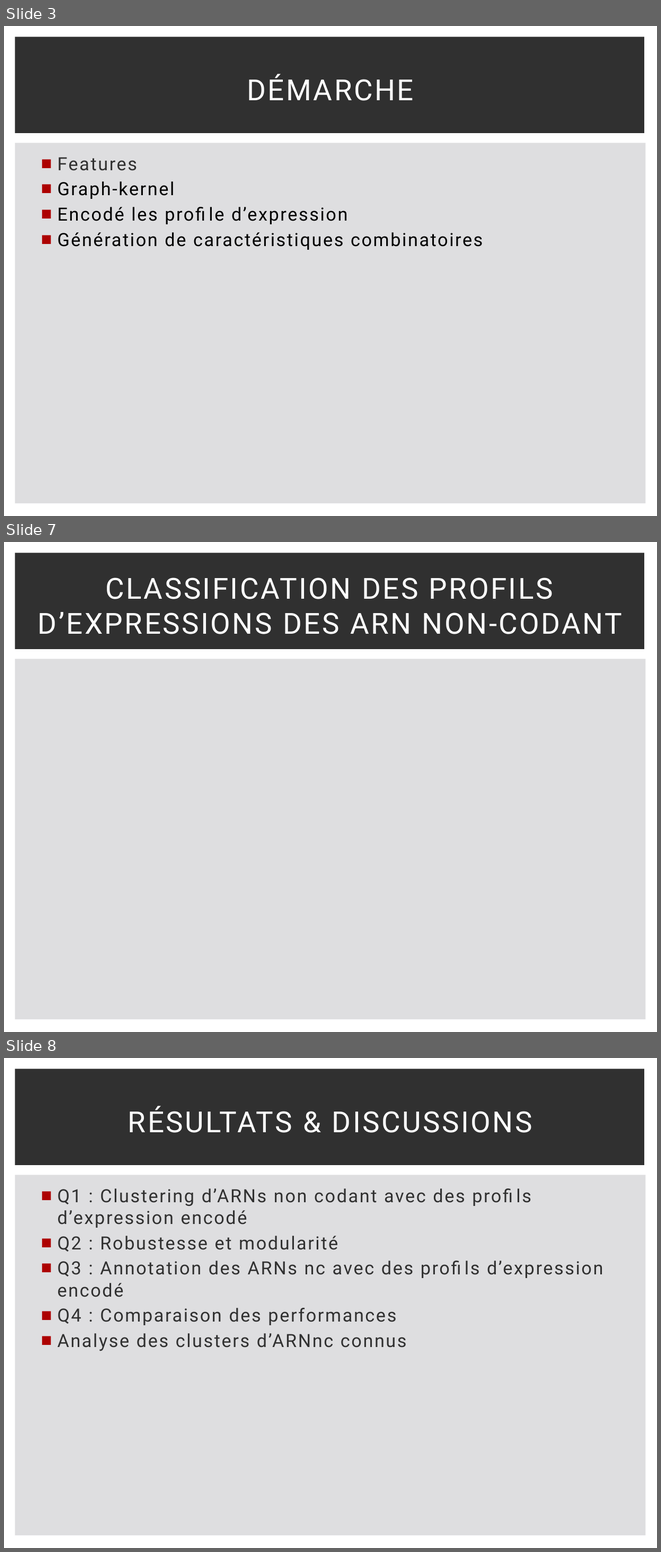
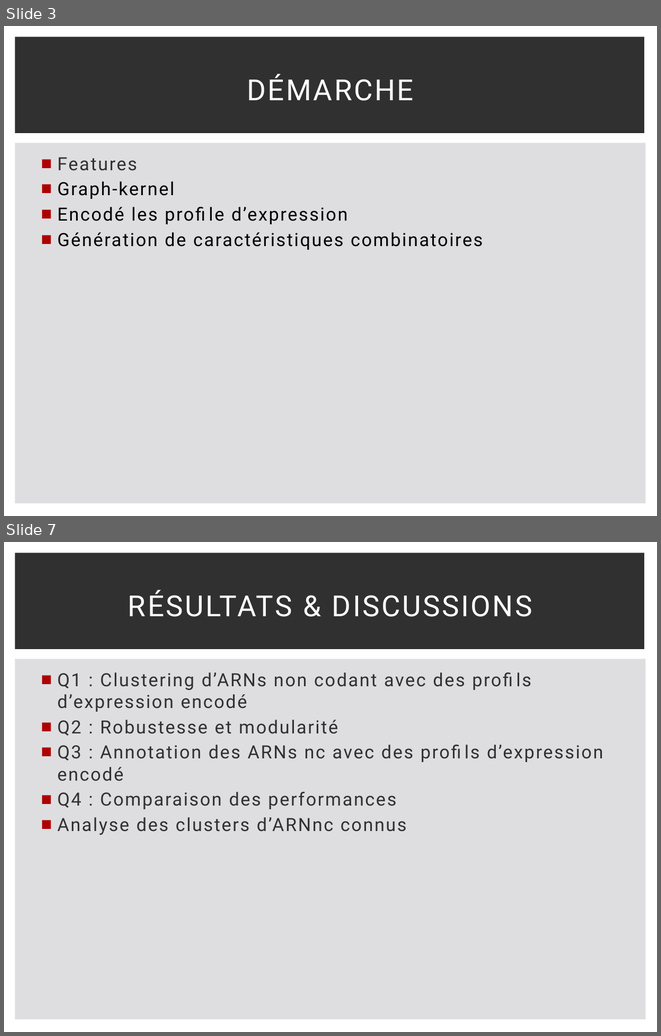
Before and after one commit to MaxChaza/M2BBS, a slide deck: Communication/BlockClust.pptx. Shown one above the other, each under a label of ours: slides 3, 7 and 8 before the commit, slides 3 and 7 after it; the slides between them are not shown. The pictures are 661x1552 and 661x1036 pixels, drawn with LibreOffice and Linux fonts; fonts in the diff are those of the drawing. Boxes give left, top, right and bottom in pixels: in the first picture for what was removed or moved away, otherwise in the second. Text is boxed around its words. In the diff, an @@ line names an element or a change of style, - is before the commit and + after.

```diff
--- a/Communication/BlockClust.pptx
+++ b/Communication/BlockClust.pptx
@@ slide 7 removed at (4, 542, 657, 1032), background #FFFFFF; not listed: 2 template elements that a slide beside it also shows @@
@@ title removed at (38, 578, 622, 634) @@
-CLASSIFICATION DES PROFILS D’EXPRESSIONS DES ARN NON-CODANT
@@ what was slide 8 is now slide 7 @@
```
Also in this commit, not shown: 5 slides changed.
